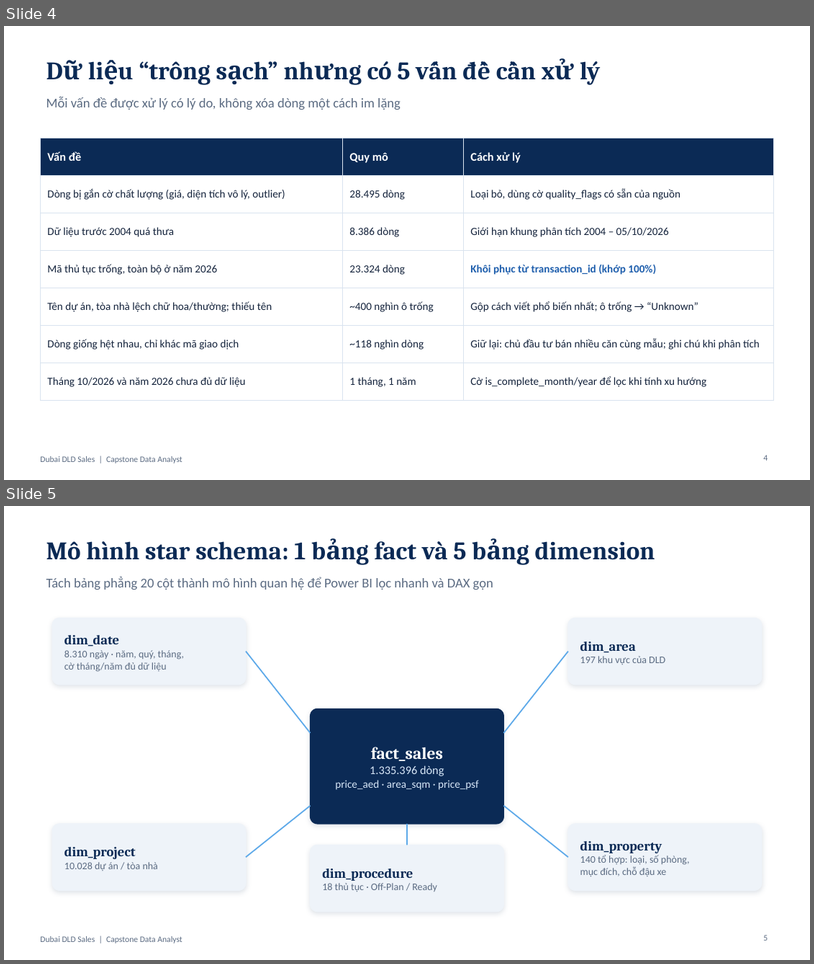
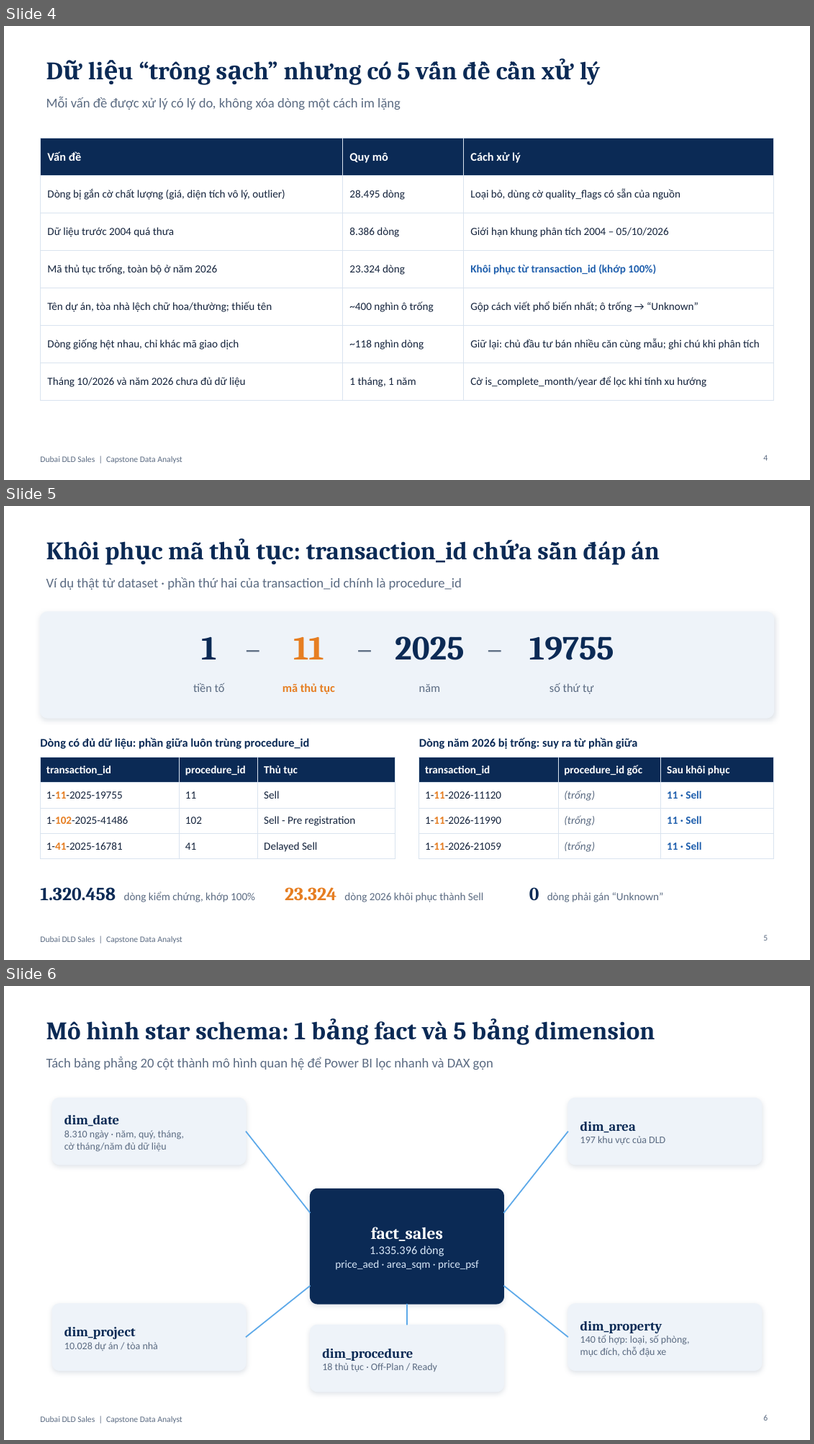
Before and after one commit to rakeoohuynh/DLD_analyze, a slide deck: presentation/DLD_capstone.pptx. Shown one above the other, each under a label of ours: slides 4 and 5 before the commit, slides 4, 5 and 6 after it. The pictures are 814x964 and 814x1444 pixels, drawn with LibreOffice and Linux fonts; fonts in the diff are those of the drawing. Boxes give left, top, right and bottom in pixels: in the first picture for what was removed or moved away, otherwise in the second. Text is boxed around its words. In the diff, an @@ line names an element or a change of style, - is before the commit and + after.

```diff
--- a/presentation/DLD_capstone.pptx
+++ b/presentation/DLD_capstone.pptx
@@ slide 5 added at bbox=[4, 506, 810, 960], background #FFFFFF; not listed: 1 template element that a slide beside it also shows @@
@@ title added at bbox=[46, 541, 660, 565], 30 pt, text #0B2A55, bold @@
+Khôi phục mã thủ tục: transaction_id chứa sẵn đáp án
@@ text added at bbox=[46, 577, 462, 590], 16 pt, text #5B6B82 @@
+Ví dụ thật từ dataset · phần thứ hai của transaction_id chính là procedure_id
@@ rounded rectangle added at bbox=[40, 612, 774, 718], fill #EEF3F9, outline #EEF3F9 1 pt @@
@@ text added at bbox=[239, 621, 267, 672], 36 pt, text #5B6B82 @@
+–
@@ text added at bbox=[351, 621, 378, 672], 36 pt, text #5B6B82 @@
+–
@@ text added at bbox=[481, 621, 509, 672], 36 pt, text #5B6B82 @@
+–
@@ text added at bbox=[201, 637, 216, 659], 40 pt, text #0B2A55, bold @@
+1
@@ text added at bbox=[293, 637, 324, 659], 40 pt, text #E67E22, bold @@
+11
@@ text added at bbox=[395, 636, 464, 660], 40 pt, text #0B2A55, bold @@
+2025
@@ text added at bbox=[530, 636, 615, 660], 40 pt, text #0B2A55, bold @@
+19755
@@ text added at bbox=[193, 683, 225, 692], 14 pt, text #5B6B82 @@
+tiền tố
@@ text added at bbox=[283, 683, 335, 694], 14 pt, text #E67E22, bold @@
+mã thủ tục
@@ text added at bbox=[419, 684, 440, 692], 14 pt, text #5B6B82 @@
+năm
@@ text added at bbox=[550, 683, 594, 694], 14 pt, text #5B6B82 @@
+số thứ tự
@@ text added at bbox=[40, 737, 310, 749], 14 pt, text #0B2A55, bold @@
+Dòng có đủ dữ liệu: phần giữa luôn trùng procedure_id
@@ text added at bbox=[419, 737, 638, 749], 14 pt, text #0B2A55, bold @@
+Dòng năm 2026 bị trống: suy ra từ phần giữa
@@ table added at bbox=[40, 757, 396, 854], 4 rows, 3 columns @@
+transaction_id | procedure_id | Thủ tục
+1-11-2025-19755 | 11 | Sell
+1-102-2025-41486 | 102 | Sell - Pre registration
+1-41-2025-16781 | 41 | Delayed Sell
@@ table added at bbox=[419, 757, 774, 854], 4 rows, 3 columns @@
+transaction_id | procedure_id gốc | Sau khôi phục
+1-11-2026-11120 | (trống) | 11 · Sell
+1-11-2026-11990 | (trống) | 11 · Sell
+1-11-2026-21059 | (trống) | 11 · Sell
@@ text added at bbox=[40, 887, 255, 902], 13 pt, text #5B6B82 @@
+1.320.458 dòng kiểm chứng, khớp 100%
@@ text added at bbox=[285, 887, 484, 902], 13 pt, text #5B6B82 @@
+23.324 dòng 2026 khôi phục thành Sell
@@ text added at bbox=[530, 887, 664, 902], 13 pt, text #5B6B82 @@
+0 dòng phải gán “Unknown”
@@ page number added at bbox=[764, 934, 768, 940], 10 pt, text #5B6B82 @@
+5
@@ what was slide 5 is now slide 6 @@
@@ page number at bbox=[764, 1414, 768, 1420]: text changed @@
-5
+6
```
Also in this commit, not shown: 6 slides changed, 3 other files.
